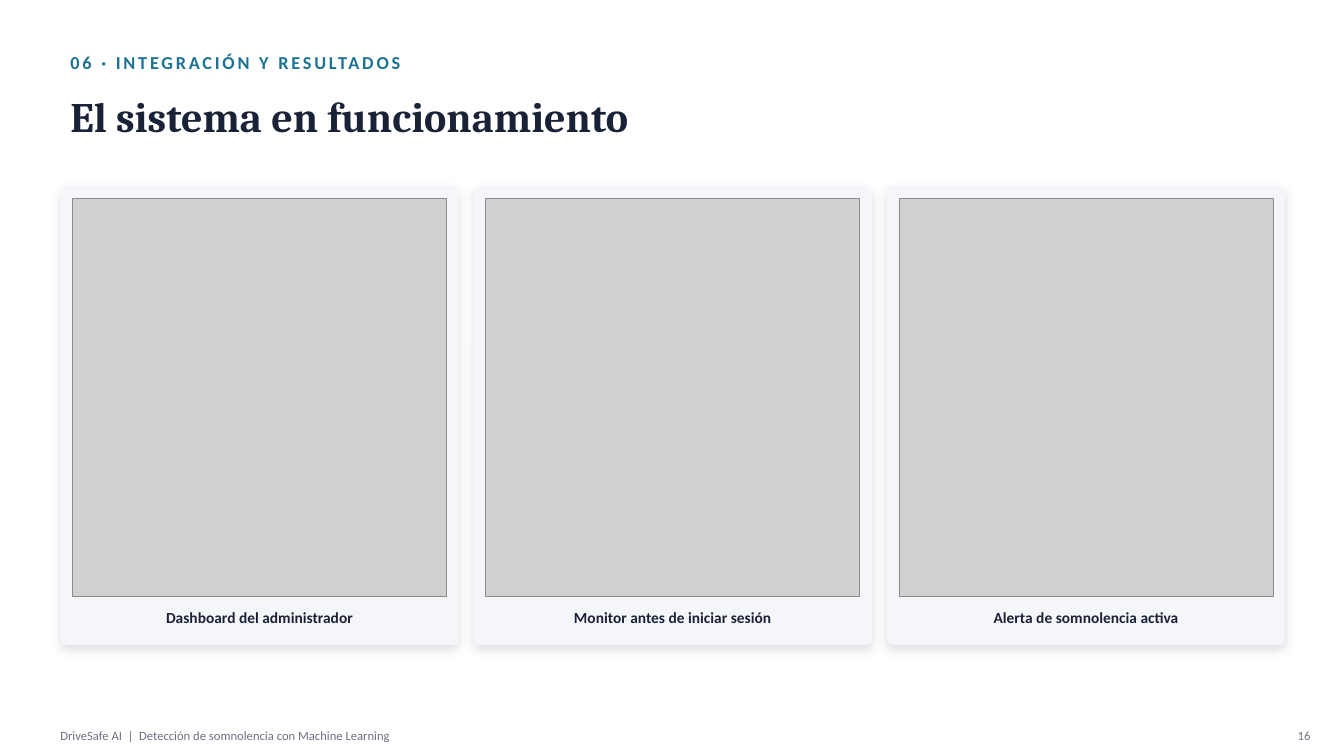
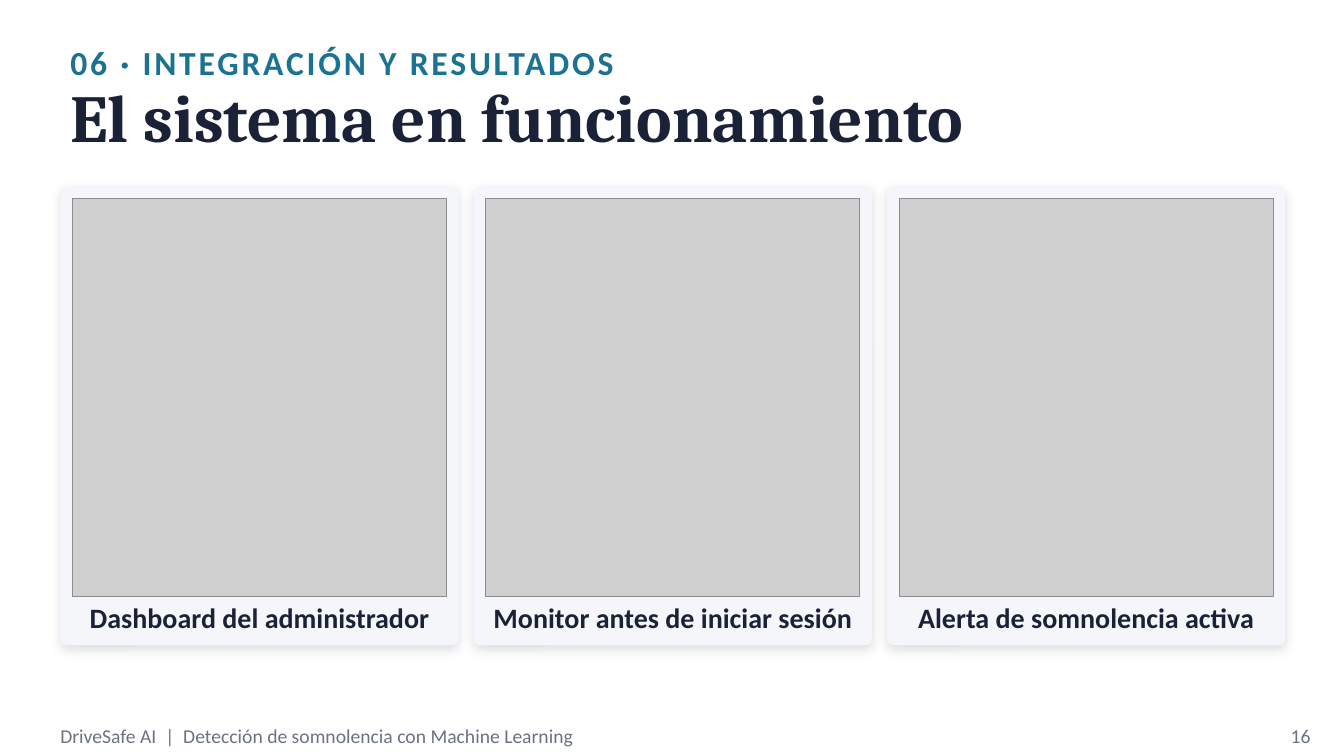
Before and after one commit to nmusnayo/DriveSafeAI, a slide deck: slide 16 of DriveSafeAI_Presentacion.pptx. Drawn at 1344x756 pixels with LibreOffice and Linux fonts; fonts in the diff are those of the drawing; grey boxes stand for pictures. Boxes give left, top, right and bottom in pixels: in the first picture for what was removed or moved away, otherwise in the second. Text is boxed around its words. In the diff, an @@ line names an element or a change of style, - is before the commit and + after.

```diff
--- a/DriveSafeAI_Presentacion.pptx
+++ b/DriveSafeAI_Presentacion.pptx
@@ text "06 · INTEGRACIÓN Y RESULTADOS" at (70,48,614,76): size 13 to 24 pt @@
@@ text "El sistema en funcionamiento" at (70,94,963,143): size 30 to 48 pt @@
@@ size 11 to 20 pt in 3 elements at (90,608,429,628), (918,608,1254,628), (493,608,851,629) @@
@@ text "Monitor antes de iniciar sesión": place and size @@
-text "Monitor antes de iniciar sesión" at (574,612,771,623)
+text "Monitor antes de iniciar sesión" at (493,608,851,629)
@@ text "DriveSafe AI | Detección de ..." at (60,729,573,747): size 9 to 14 pt @@
@@ text "16" at (1291,730,1311,743): size 9 to 14 pt @@
```
Also in this commit, not shown: 16 other slides changed.
